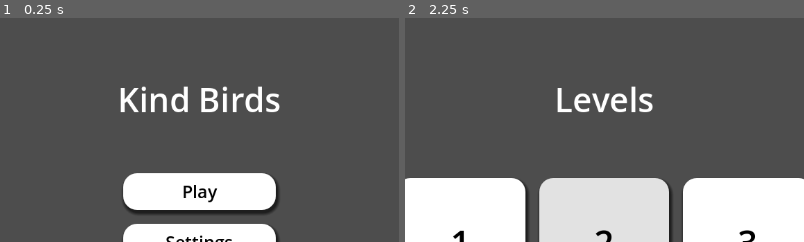
Above: before the commit, frames 1-2 (left to right).
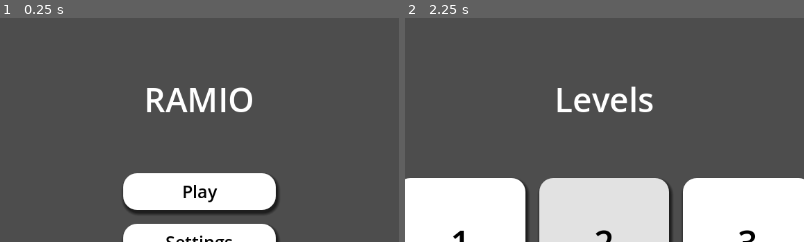
Above: after the commit, the same moments.

Repository: wotiwan/ramio
Game: Godot game, scene res://scenes/UI/main_menu.tscn
Same seed, same stepped clock (60 frames per second), same inputs: the game is played once before the commit and once after it. This scene is started directly instead of the project's main scene.
Inputs:
- Up to frame 1 (0.25 s): no input
- Up to frame 2 (2.25 s): click "Play" at 0.5 s; click "Back" at 1.25 s; click "Play" at 2 s
The pictures show only the part of the screen within x 25-75%, y 0-50%; the shares and areas given below are measured in that part.

The runs differ from the first frame. In frame 1, 2.6% of the frame differs, in the area x 30-71%, y 30-42%; in frame 2, nothing differs.

Commit message:
little UI changes

Diff:
--- a/scenes/UI/main_menu.tscn
+++ b/scenes/UI/main_menu.tscn
@@ -169,7 +169,7 @@
 grow_horizontal = 2
 grow_vertical = 2
 theme_override_font_sizes/font_size = 48
-text = "Kind Birds"
+text = "RAMIO"
 horizontal_alignment = 1
 vertical_alignment = 1
 
